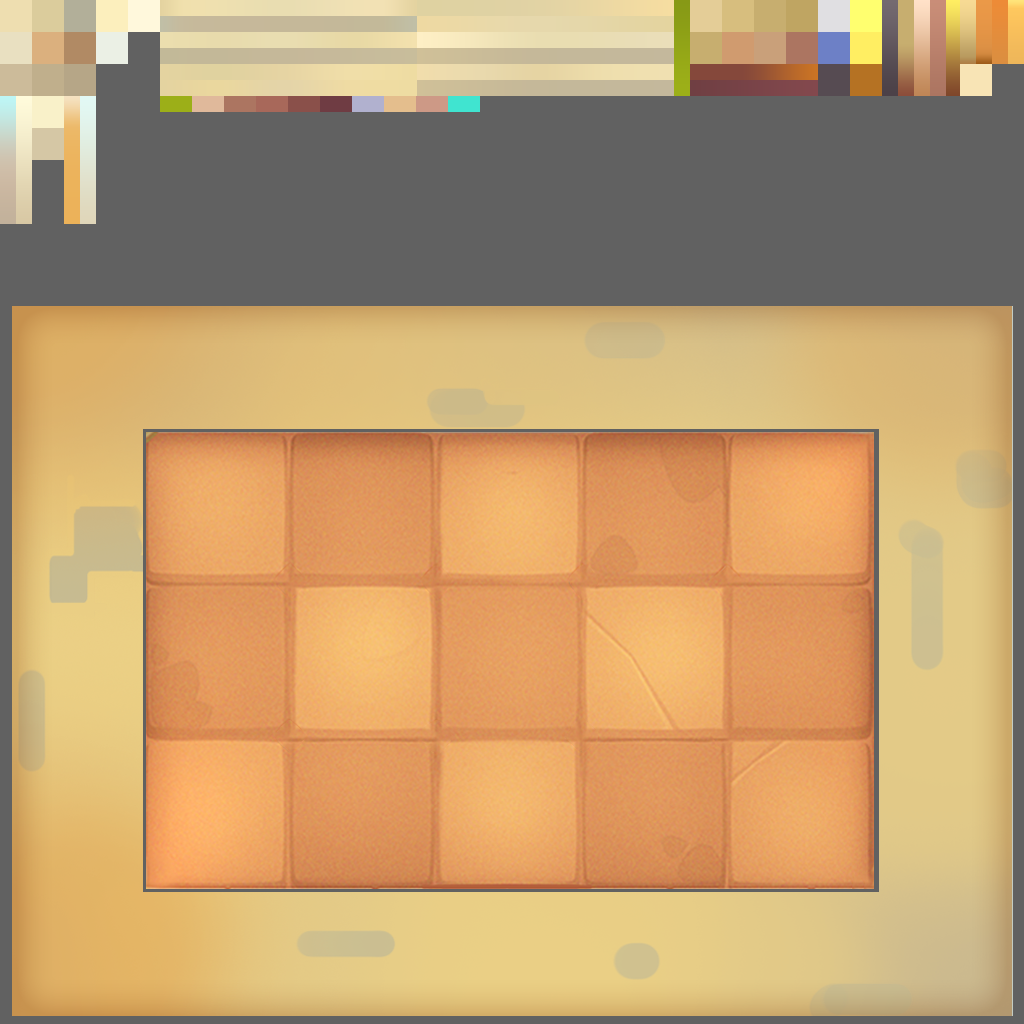
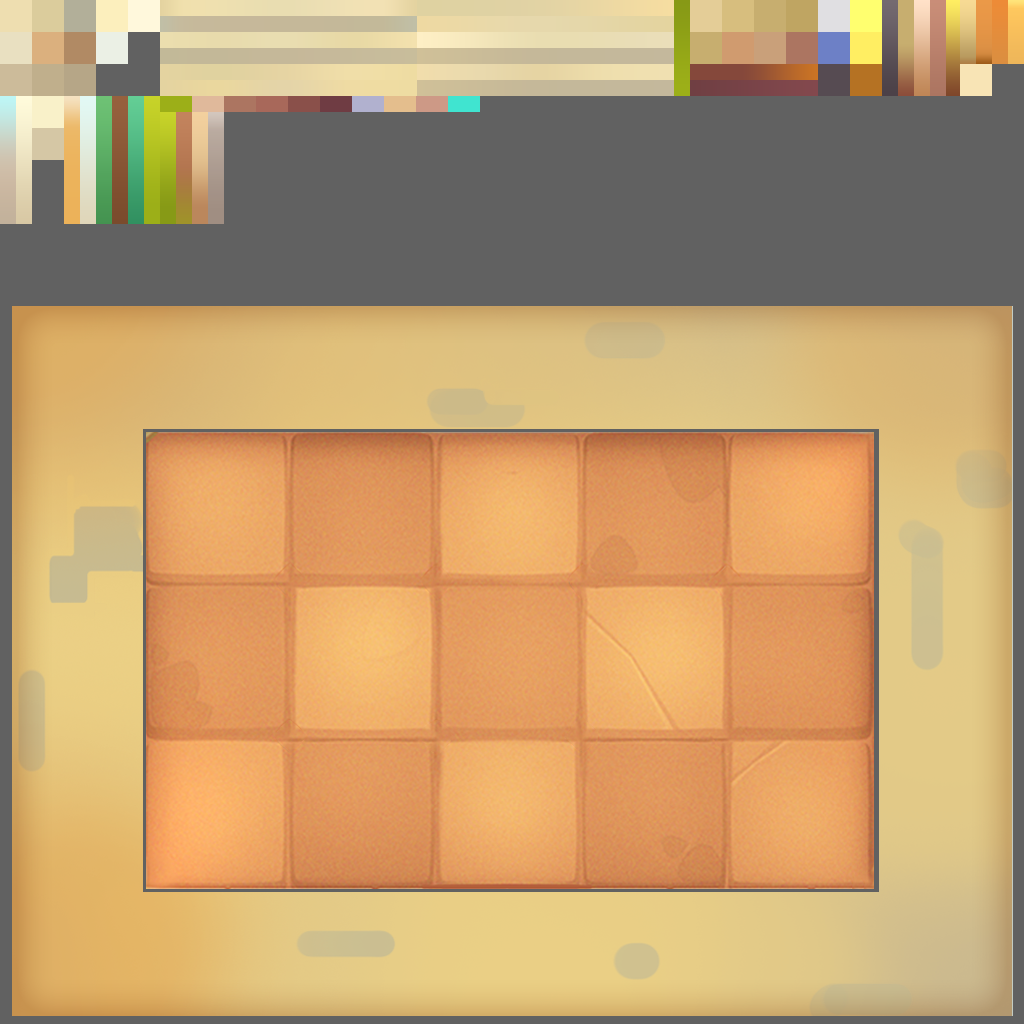
Revision of a layered w=1024, h=1024 image; what changed, layer by layer:
added group "树" with 9 layers above "地面" over [left=96, top=96, right=224, bottom=224]
added layer "矩形 7 拷贝 5" in group "树" over [left=112, top=96, right=128, bottom=224]
added layer "矩形 7 拷贝 11" in group "树" over [left=208, top=112, right=224, bottom=224]
added layer "矩形 7 拷贝 10" in group "树" over [left=192, top=112, right=208, bottom=224]
added layer "矩形 7 拷贝 9" in group "树" over [left=176, top=112, right=192, bottom=224]
added layer "矩形 7 拷贝 8" in group "树" over [left=160, top=112, right=176, bottom=224]
added layer "矩形 7 拷贝 7" in group "树" over [left=144, top=96, right=160, bottom=224]
added layer "矩形 7 拷贝 6" in group "树" over [left=128, top=96, right=144, bottom=224]
added layer "矩形 7 拷贝 4" in group "树" over [left=96, top=96, right=112, bottom=224]